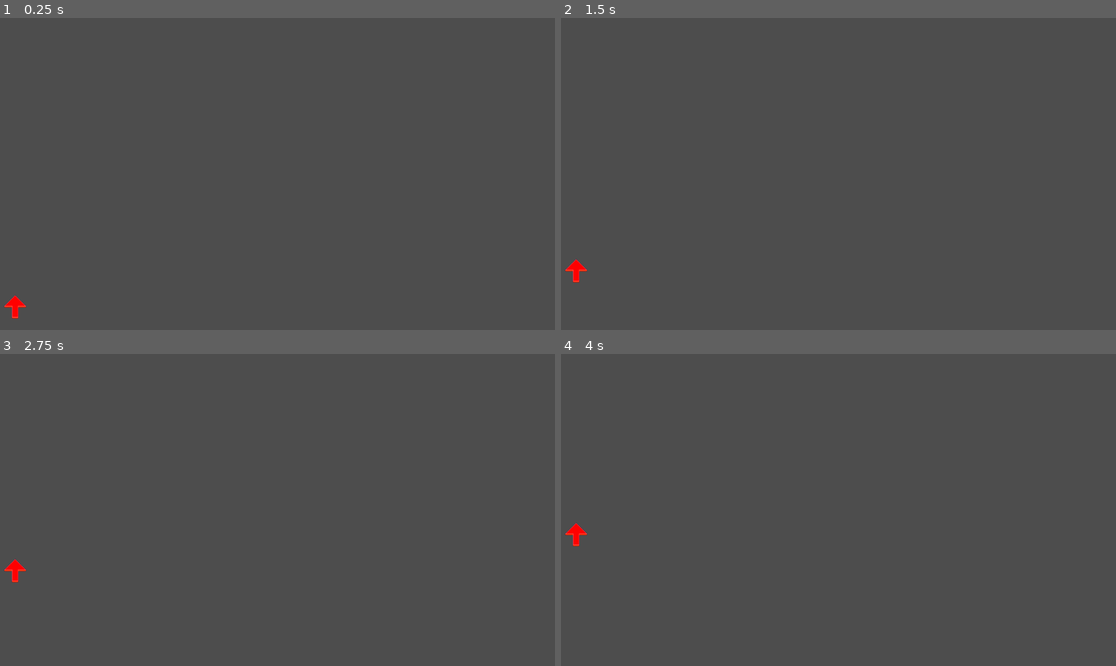
Above: before the commit, frames 1-4 (two rows, left to right).
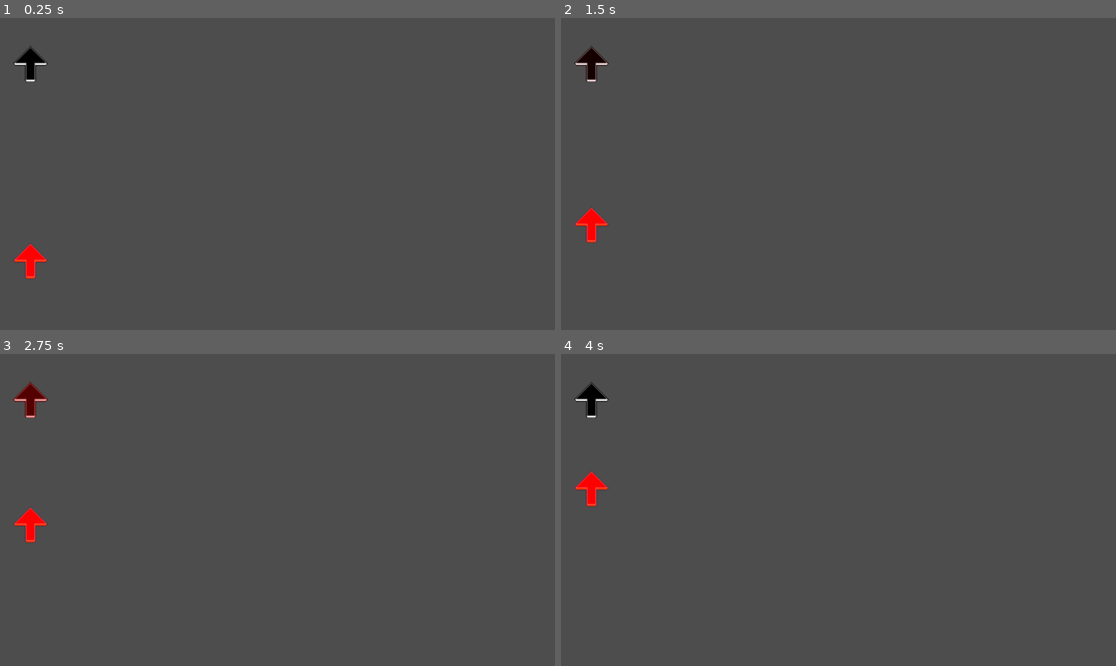
Above: after the commit, the same moments.

Repository: MetalCRT/Videojuego_Crash77
Game: Godot game, scene res://main_scene.tscn
The game is run twice, just before and just after one commit, with the same random seed, the same clock (stepped at 60 frames per second) and the same inputs.
Inputs:
- Up to frame 1 (0.25 s): no input
- Up to frame 2 (1.5 s): hold Up (ui_up) 0.53-1.28 s
- Up to frame 3 (2.75 s): hold Up (ui_up) from 2.03 s (still down)
- Up to frame 4 (4 s): release Up (ui_up) at 3.53 s

The runs differ from the first frame. In frame 1, 0.7% of the frame differs, in the area x 0-9%, y 8-97%; in frame 2, 0.7%; in frame 3, 0.8%, in the area x 0-9%, y 8-74%; in frame 4, 0.7%.

Commit message:
Add Logic to hit Arrows with receptor

Diff:
--- /dev/null
+++ b/Global.gd
@@ -0,0 +1,11 @@
+extends Node
+
+
+# Called when the node enters the scene tree for the first time.
+func _ready():
+	pass # Replace with function body.
+
+
+# Called every frame. 'delta' is the elapsed time since the previous frame.
+func _process(delta):
+	pass
--- /dev/null
+++ b/Scenes/idle_arrow_up.tscn
@@ -0,0 +1,117 @@
+[gd_scene load_steps=10 format=3 uid="uid://cc4n08ef4vcw4"]
+
+[ext_resource type="Script" path="res://Scripts/idle_arrow_up.gd" id="1_lyot7"]
+[ext_resource type="Texture2D" uid="uid://86phdkig2a6" path="res://Assets/ArrowUpIdle.png" id="1_m0jv5"]
+[ext_resource type="Texture2D" uid="uid://ygnty7w0iay" path="res://Assets/ArrowUpGood.png" id="2_yhxjk"]
+[ext_resource type="Texture2D" uid="uid://yfcg4oap054b" path="res://Assets/ArrowUpBad.png" id="3_tiyij"]
+
+[sub_resource type="RectangleShape2D" id="RectangleShape2D_xaoq4"]
+size = Vector2(70, 76)
+
+[sub_resource type="Animation" id="Animation_qwea7"]
+resource_name = "Hit"
+tracks/0/type = "value"
+tracks/0/imported = false
+tracks/0/enabled = true
+tracks/0/path = NodePath("SpriteGood:modulate")
+tracks/0/interp = 1
+tracks/0/loop_wrap = true
+tracks/0/keys = {
+"times": PackedFloat32Array(0, 1),
+"transitions": PackedFloat32Array(1, 1),
+"update": 0,
+"values": [Color(1, 1, 1, 1), Color(1, 1, 1, 0)]
+}
+
+[sub_resource type="Animation" id="Animation_sm2tu"]
+length = 0.001
+step = 0.02
+tracks/0/type = "value"
+tracks/0/imported = false
+tracks/0/enabled = true
+tracks/0/path = NodePath("SpriteBad:modulate")
+tracks/0/interp = 1
+tracks/0/loop_wrap = true
+tracks/0/keys = {
+"times": PackedFloat32Array(0),
+"transitions": PackedFloat32Array(1),
+"update": 0,
+"values": [Color(1, 1, 1, 0)]
+}
+tracks/1/type = "value"
+tracks/1/imported = false
+tracks/1/enabled = true
+tracks/1/path = NodePath("SpriteGood:modulate")
+tracks/1/interp = 1
+tracks/1/loop_wrap = true
+tracks/1/keys = {
+"times": PackedFloat32Array(0),
+"transitions": PackedFloat32Array(1),
+"update": 0,
+"values": [Color(1, 1, 1, 0)]
+}
+tracks/2/type = "value"
+tracks/2/imported = false
+tracks/2/enabled = true
+tracks/2/path = NodePath("SpriteIdle:modulate")
+tracks/2/interp = 1
+tracks/2/loop_wrap = true
+tracks/2/keys = {
+"times": PackedFloat32Array(0),
+"transitions": PackedFloat32Array(1),
+"update": 0,
+"values": [Color(1, 1, 1, 1)]
+}
+
+[sub_resource type="Animation" id="Animation_lowns"]
+resource_name = "Miss"
+tracks/0/type = "value"
+tracks/0/imported = false
+tracks/0/enabled = true
+tracks/0/path = NodePath("SpriteBad:modulate")
+tracks/0/interp = 1
+tracks/0/loop_wrap = true
+tracks/0/keys = {
+"times": PackedFloat32Array(0, 1),
+"transitions": PackedFloat32Array(1, 1),
+"update": 0,
+"values": [Color(1, 1, 1, 1), Color(1, 1, 1, 0)]
+}
+
+[sub_resource type="AnimationLibrary" id="AnimationLibrary_lrlpk"]
+_data = {
+"Hit": SubResource("Animation_qwea7"),
+"Miss": SubResource("Animation_lowns"),
+"RESET": SubResource("Animation_sm2tu")
+}
+
+[node name="Idle_Arrow_Up" type="Area2D"]
+position = Vector2(122, 94)
+script = ExtResource("1_lyot7")
+metadata/_edit_group_ = true
+
+[node name="CollisionShape2D" type="CollisionShape2D" parent="."]
+position = Vector2(-1, 0)
+shape = SubResource("RectangleShape2D_xaoq4")
+
+[node name="SpriteIdle" type="Sprite2D" parent="."]
+scale = Vector2(1.5, 1.5)
+texture = ExtResource("1_m0jv5")
+
+[node name="SpriteGood" type="Sprite2D" parent="."]
+modulate = Color(1, 1, 1, 0)
+scale = Vector2(1.5, 1.5)
+texture = ExtResource("2_yhxjk")
+
+[node name="SpriteBad" type="Sprite2D" parent="."]
+modulate = Color(1, 1, 1, 0)
+scale = Vector2(1.5, 1.5)
+texture = ExtResource("3_tiyij")
+
+[node name="AnimationPlayer" type="AnimationPlayer" parent="."]
+libraries = {
+"": SubResource("AnimationLibrary_lrlpk")
+}
+
+[connection signal="area_shape_entered" from="." to="." method="_on_area_shape_entered"]
+[connection signal="area_shape_exited" from="." to="." method="_on_area_shape_exited"]
--- a/Scenes/m_arrow_up.tscn
+++ b/Scenes/m_arrow_up.tscn
@@ -4,17 +4,20 @@
 [ext_resource type="Texture2D" uid="uid://j67wi7peiqq2" path="res://Assets/ArrowRed.png" id="2_pd10q"]
 
 [sub_resource type="RectangleShape2D" id="RectangleShape2D_mjy7n"]
-size = Vector2(47, 50)
+size = Vector2(46.5, 49.6667)
 
 [node name="M_ArrowUp" type="Area2D"]
-position = Vector2(75, 90)
+position = Vector2(80, 123)
 script = ExtResource("1_xnxmf")
+metadata/_edit_group_ = true
 
 [node name="Sprite2D" type="Sprite2D" parent="."]
+scale = Vector2(1.5, 1.5)
 texture = ExtResource("2_pd10q")
 
 [node name="CollisionShape2D" type="CollisionShape2D" parent="."]
-position = Vector2(-0.5, 0)
+position = Vector2(-0.875, -0.25)
+scale = Vector2(1.5, 1.5)
 shape = SubResource("RectangleShape2D_mjy7n")
 
 [connection signal="area_shape_entered" from="." to="." method="_on_area_shape_entered"]
--- /dev/null
+++ b/Scripts/ Global.gd
@@ -0,0 +1,4 @@
+extends Node
+## Global Sensor
+
+var sensor_ArrowUp = 0
--- a/Scripts/M_ArrowUp.gd
+++ b/Scripts/M_ArrowUp.gd
@@ -1,19 +1,28 @@
 extends Area2D
 
 var speed = 1
+var sensor = 0
 
 func _process(delta):
 	#Movement
 	position.y -= speed
 
+	#Screen exit
 	if position.y <= -50:
+		print("Adios")
 		queue_free()
-		print("Adios")
+
+	#Hit detection
+	if sensor == 1:
+		if Global.sensor_ArrowUp == 1:
+			if Input.is_action_just_pressed("ui_up"):
+				queue_free()
+
 
 
 func _on_area_shape_entered(area_rid, area, area_shape_index, local_shape_index):
-	pass # Replace with function body.
+	sensor = 1
 
 
 func _on_area_shape_exited(area_rid, area, area_shape_index, local_shape_index):
-	pass # Replace with function body.
+	sensor = 0
--- /dev/null
+++ b/Scripts/idle_arrow_up.gd
@@ -0,0 +1,25 @@
+extends Area2D
+
+@onready var anim = $AnimationPlayer
+var sensor = 0
+
+func _process(delta):
+	#Hit Note
+	if sensor == 1:
+		if Input.is_action_just_pressed("ui_up"):
+			anim.play("Hit")
+
+	#Miss Note
+	if sensor == 0:
+		if Input.is_action_just_pressed("ui_up"):
+			anim.play("Miss")
+
+func _on_area_shape_entered(area_rid, area, area_shape_index, local_shape_index):
+	sensor = 1
+	Global.sensor_ArrowUp = 1
+
+
+
+func _on_area_shape_exited(area_rid, area, area_shape_index, local_shape_index):
+	sensor = 0
+	Global.sensor_ArrowUp = 0
--- a/main_scene.tscn
+++ b/main_scene.tscn
@@ -1,8 +1,12 @@
-[gd_scene load_steps=2 format=3 uid="uid://cpm7arbpagoyd"]
+[gd_scene load_steps=3 format=3 uid="uid://cpm7arbpagoyd"]
 
+[ext_resource type="PackedScene" uid="uid://cc4n08ef4vcw4" path="res://Scenes/idle_arrow_up.tscn" id="1_22hfh"]
 [ext_resource type="PackedScene" uid="uid://ovufpx7ouc3q" path="res://Scenes/m_arrow_up.tscn" id="1_f5t6b"]
 
 [node name="MainScene" type="Node2D"]
 
 [node name="M_ArrowUp" parent="." instance=ExtResource("1_f5t6b")]
-position = Vector2(32, 615)
+position = Vector2(64, 520)
+
+[node name="Idle_Arrow_Up" parent="." instance=ExtResource("1_22hfh")]
+position = Vector2(64, 96)
--- a/project.godot
+++ b/project.godot
@@ -14,3 +14,7 @@
 run/main_scene="res://main_scene.tscn"
 config/features=PackedStringArray("4.0", "Forward Plus")
 config/icon="res://icon.svg"
+
+[autoload]
+
+Global="*res://Scripts/ Global.gd"
Not shown, added: Assets/ArrowUpBad.png.import
Not shown, added: Assets/ArrowUpGood.png.import
Not shown, changed: .DS_Store
Not shown, changed: Assets/.DS_Store
